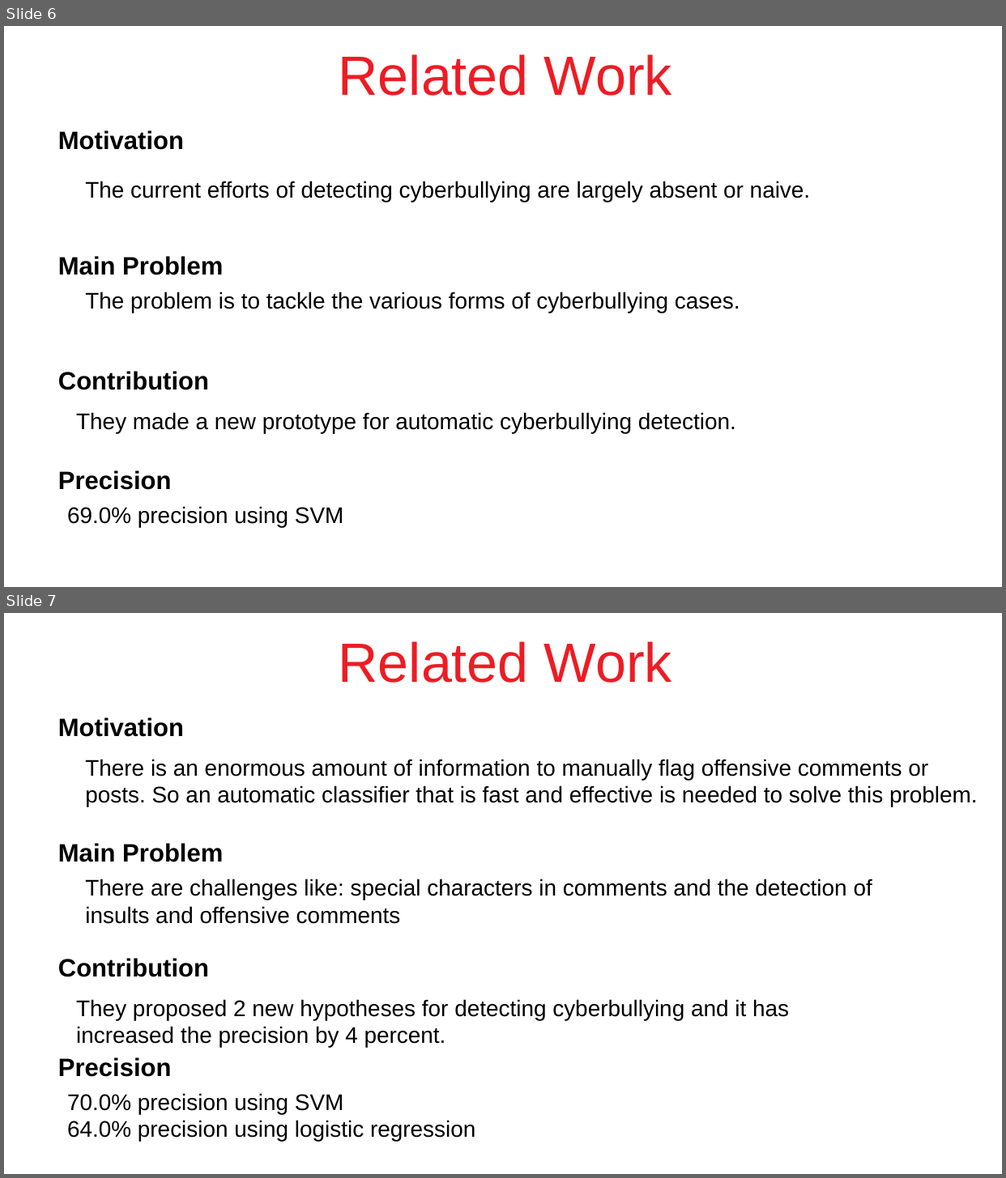
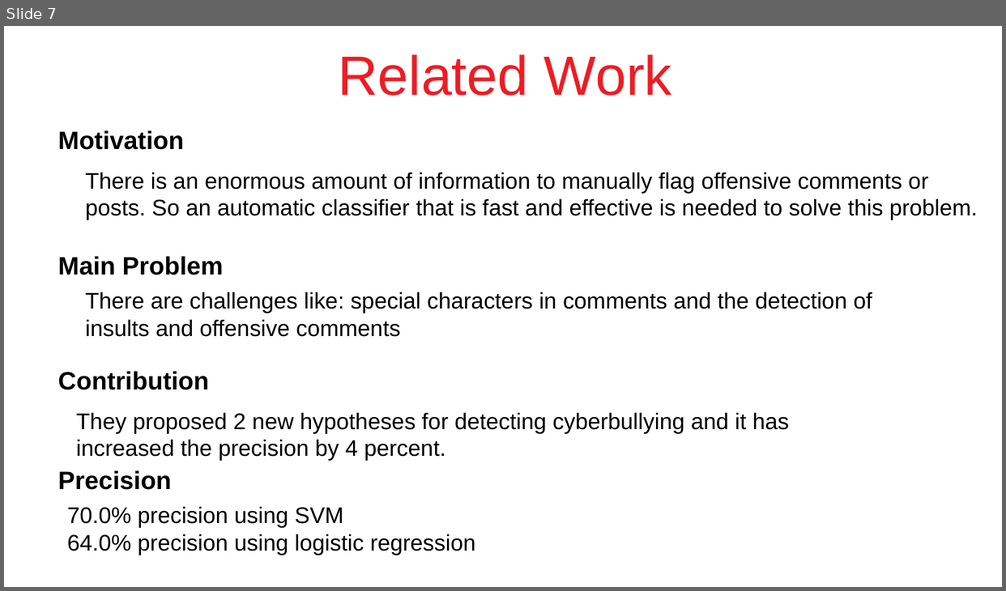
Before and after one commit to DevJohnIbrahim/SSM-GP, a slide deck: Graduation Proposal/Cyberbullypresentation.pptx. Shown one above the other, each under a label of ours: slides 6 and 7 before the commit, slide 7 after it. The pictures are 1006x1178 and 1006x591 pixels, drawn with LibreOffice and Linux fonts; fonts in the diff are those of the drawing. Boxes give left, top, right and bottom in pixels: in the first picture for what was removed or moved away, otherwise in the second. Text is boxed around its words. In the diff, an @@ line names an element or a change of style, - is before the commit and + after.

```diff
--- a/Graduation Proposal/Cyberbullypresentation.pptx
+++ b/Graduation Proposal/Cyberbullypresentation.pptx
@@ slide 6 removed at <box>4,26,1002,587</box>, background #FFFFFF @@
@@ text removed at <box>339,54,672,96</box> @@
-Related Work
@@ text removed at <box>58,130,184,150</box> @@
-Motivation
@@ text removed at <box>85,181,811,202</box> @@
-The current efforts of detecting cyberbullying are largely absent or naive.
@@ text removed at <box>58,256,223,275</box> @@
-Main Problem
@@ text removed at <box>85,292,740,313</box> @@
-The problem is to tackle the various forms of cyberbullying cases.
@@ text removed at <box>58,371,209,390</box> @@
-Contribution
@@ text removed at <box>76,412,736,433</box> @@
-They made a new prototype for automatic cyberbullying detection.
@@ text removed at <box>58,471,172,490</box> @@
-Precision
@@ text removed at <box>67,506,344,527</box> @@
-69.0% precision using SVM
```
Also in this commit, not shown: 6 slides added, 8 other slides removed, 1 other file.
